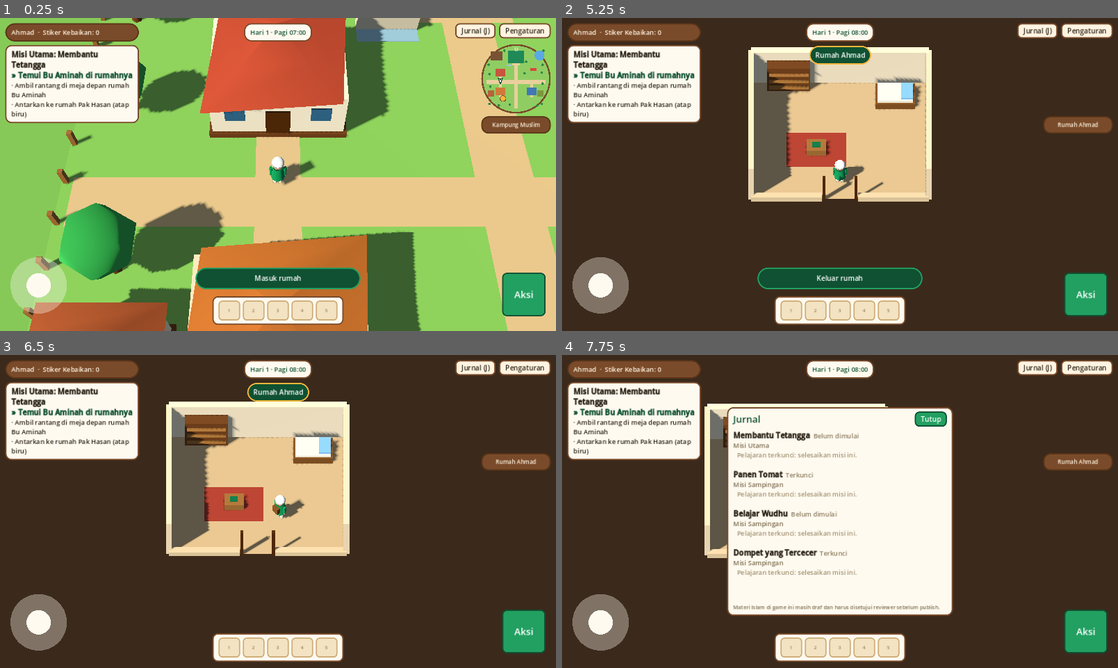
Above: before the commit, frames 1-4 (two rows, left to right).
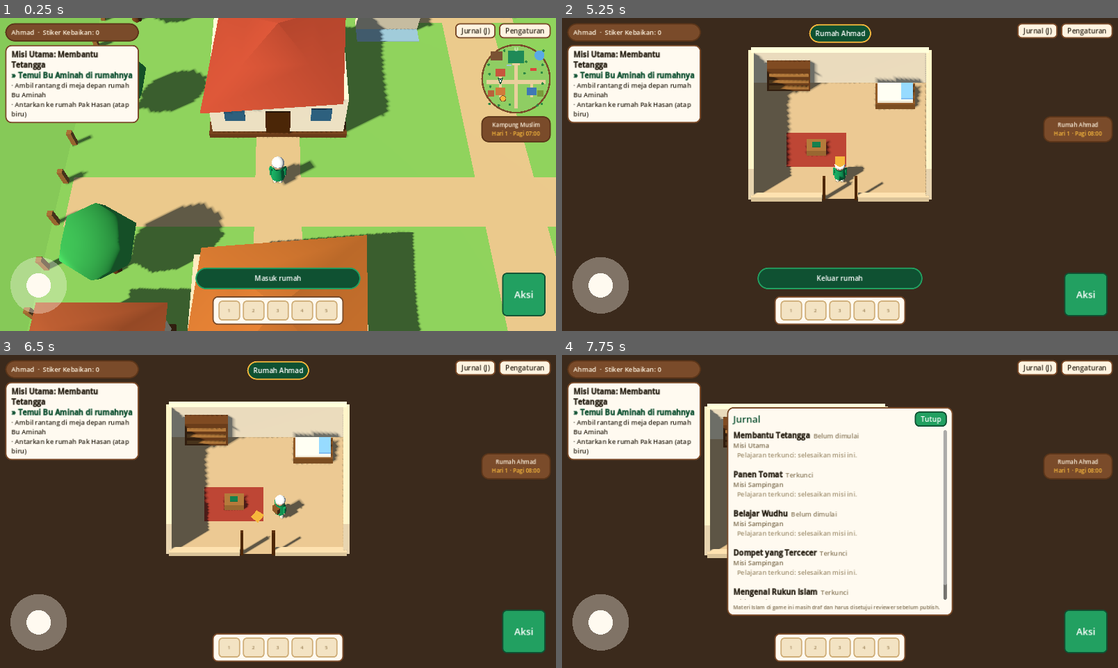
Above: after the commit, the same moments.

Repository: berlianlife/jelajah-kampung
Game: Godot game, scene res://scenes/main.tscn
Same seed, same stepped clock (60 frames per second), same inputs: the game is played once before the commit and once after it.
Inputs (mouse positions are in pixels of both pictures, inside the frame that each line leads up to):
- Up to frame 1 (0.25 s): no input
- Up to frame 2 (5.25 s): click "Jurnal (J)" at 0.5 s; click "Pengaturan" at 1.25 s; click (928, 111) at 2.02 s; click (928, 155) at 2.77 s; click "Ulang dari awal" at 3.5 s; click "Yakin? Klik lagi" at 4.25 s; click "Aksi" at 5 s
- Up to frame 3 (6.5 s): drag from (38, 621) to (333, 442) at 5.77 s
- Up to frame 4 (7.75 s): drag from (728, 527) to (812, 574) at 6.52 s; move the mouse to (895, 442) at 7.27 s; hold D (move_right) from 7.28 s (still down); hold E (interact) from 7.28 s (still down); tap J (journal) at 7.55 s

The runs differ from the first frame. In frame 1, 1.1% of the frame differs, in the area x 43-100%, y 1-40%; in frame 2, 1.8%, in the area x 43-99%, y 1-48%; in frame 3, 1.8%; in frame 4, 1.8%.

Commit message:
v0.6: mobile portrait UI, masjid interior, Mengenal Rukun Islam, door routing

Diff:
--- /dev/null
+++ b/data/quests/05_rukun_islam.json
@@ -0,0 +1,238 @@
+{
+  "quest_id": "q.rukun_islam",
+  "type": "side",
+  "title": "Mengenal Rukun Islam",
+  "requires": {
+    "q.help_neighbor": 3
+  },
+  "goal": 5,
+  "start_target": "imam",
+  "content_status": "draft_pending_review",
+  "review_notes": "Teks kartu adalah ringkasan untuk anak. Redaksi syahadat dan dalil (hadits Jibril) WAJIB diverifikasi reviewer sebelum publish. Belum ada kutipan dalil di game.",
+  "learning_objective": "Mengenal lima Rukun Islam dan urutannya",
+  "target_age": "5-12",
+  "reviewer": null,
+  "version": 1,
+  "steps": [
+    {
+      "text": "Temui Pak Imam Yusuf di dalam masjid",
+      "done_if": {
+        "state_gte": 1
+      },
+      "target": "imam"
+    },
+    {
+      "text": "Baca kartu Rukun Islam ({n}/{goal})",
+      "done_if": {
+        "counter_gte": 5
+      },
+      "target": "kartu_rukun"
+    },
+    {
+      "text": "Jawab pertanyaan Pak Imam",
+      "done_if": {
+        "state_gte": 2
+      },
+      "target": "imam"
+    }
+  ],
+  "spawn_items": [
+    {
+      "id": "kartu_rukun",
+      "key": "kartu_rukun_1",
+      "x": 95.6,
+      "z": 26.6,
+      "name": "Kartu Rukun Islam",
+      "prompt": "Baca kartu",
+      "model": "card",
+      "info": [
+        {
+          "who": "Kartu",
+          "text": "Rukun Islam pertama: bersyahadat, bersaksi bahwa tidak ada ilah yang berhak disembah dengan benar selain Allah, dan Muhammad adalah utusan Allah."
+        }
+      ]
+    },
+    {
+      "id": "kartu_rukun",
+      "key": "kartu_rukun_2",
+      "x": 104.4,
+      "z": 26.8,
+      "name": "Kartu Rukun Islam",
+      "prompt": "Baca kartu",
+      "model": "card",
+      "info": [
+        {
+          "who": "Kartu",
+          "text": "Rukun Islam kedua: mendirikan shalat."
+        }
+      ]
+    },
+    {
+      "id": "kartu_rukun",
+      "key": "kartu_rukun_3",
+      "x": 95.2,
+      "z": 31.4,
+      "name": "Kartu Rukun Islam",
+      "prompt": "Baca kartu",
+      "model": "card",
+      "info": [
+        {
+          "who": "Kartu",
+          "text": "Rukun Islam ketiga: menunaikan zakat."
+        }
+      ]
+    },
+    {
+      "id": "kartu_rukun",
+      "key": "kartu_rukun_4",
+      "x": 104.8,
+      "z": 31.0,
+      "name": "Kartu Rukun Islam",
+      "prompt": "Baca kartu",
+      "model": "card",
+      "info": [
+        {
+          "who": "Kartu",
+          "text": "Rukun Islam keempat: berpuasa di bulan Ramadan."
+        }
+      ]
+    },
+    {
+      "id": "kartu_rukun",
+      "key": "kartu_rukun_5",
+      "x": 100.0,
+      "z": 30.6,
+      "name": "Kartu Rukun Islam",
+      "prompt": "Baca kartu",
+      "model": "card",
+      "info": [
+        {
+          "who": "Kartu",
+          "text": "Rukun Islam kelima: berhaji ke Baitullah bagi yang mampu."
+        }
+      ]
+    }
+  ],
+  "npcs": {
+    "imam": {
+      "0": {
+        "lines": [
+          {
+            "who": "Pak Imam Yusuf",
+            "text": "Assalamu'alaikum, Ahmad. Senang melihatmu di masjid."
+          },
+          {
+            "who": "Pak Imam Yusuf",
+            "text": "Di masjid ini ada lima kartu tentang Rukun Islam. Mau mencari dan membacanya?"
+          }
+        ],
+        "choices": [
+          {
+            "label": "Mau, Pak Imam!",
+            "set_state": 1,
+            "toast": "Misi sampingan: Mengenal Rukun Islam",
+            "reply": [
+              {
+                "who": "Pak Imam Yusuf",
+                "text": "Cari di sekitar ruangan, ya. Berjalan pelan-pelan, jangan berlari di masjid."
+              }
+            ]
+          },
+          {
+            "label": "Nanti dulu, Pak.",
+            "reply": [
+              {
+                "who": "Pak Imam Yusuf",
+                "text": "Baik, Ahmad. Pak Imam ada di sini."
+              }
+            ]
+          }
+        ]
+      },
+      "1": [
+        {
+          "if": {
+            "counter_lt": 5
+          },
+          "lines": [
+            {
+              "who": "Pak Imam Yusuf",
+              "text": "Sudah {n} kartu yang kamu baca. Masih ada yang belum, coba cari lagi."
+            }
+          ]
+        },
+        {
+          "if": {
+            "counter_gte": 5
+          },
+          "lines": [
+            {
+              "who": "Ahmad",
+              "text": "Pak Imam, kelima kartunya sudah Ahmad baca."
+            },
+            {
+              "who": "Pak Imam Yusuf",
+              "text": "Bagus. Pak Imam mau tanya: Rukun Islam yang kedua apa, Ahmad?"
+            }
+          ],
+          "choices": [
+            {
+              "label": "Berpuasa di bulan Ramadan",
+              "reply": [
+                {
+                  "who": "Pak Imam Yusuf",
+                  "text": "Itu Rukun Islam keempat. Coba ingat kartu yang kedua, lalu bicara lagi dengan Pak Imam."
+                }
+              ]
+            },
+            {
+              "label": "Mendirikan shalat",
+              "set_state": 2,
+              "add_sticker": 1,
+              "sfx": "done",
+              "learn": "aqidah.rukun_islam",
+              "learn_title": "Lima Rukun Islam",
+              "learn_text": "Rukun Islam ada lima: bersyahadat, mendirikan shalat, menunaikan zakat, berpuasa di bulan Ramadan, dan berhaji ke Baitullah bagi yang mampu.",
+              "reply": [
+                {
+                  "who": "Pak Imam Yusuf",
+                  "text": "Masya Allah, benar. Shalat adalah Rukun Islam yang kedua."
+                }
+              ]
+            },
+            {
+              "label": "Menunaikan zakat",
+              "reply": [
+                {
+                  "who": "Pak Imam Yusuf",
+                  "text": "Itu Rukun Islam ketiga. Coba ingat kartu yang kedua, lalu bicara lagi dengan Pak Imam."
+                }
+              ]
+            }
+          ]
+        }
+      ],
+      "2": {
+        "lines": [
+          {
+            "who": "Pak Imam Yusuf",
+            "text": "Semoga Allah memudahkan kita mengamalkan Rukun Islam, Ahmad."
+          }
+        ]
+      }
+    }
+  },
+  "items": {
+    "kartu_rukun": {
+      "1": {
+        "if": {
+          "counter_lt": 5
+        },
+        "counter_add": 1,
+        "hide_self": true,
+        "sfx": "pick",
+        "toast": "Kartu Rukun Islam {n}/{goal}"
+      }
+    }
+  }
+}
--- a/data/world/npcs.json
+++ b/data/world/npcs.json
@@ -131,6 +131,24 @@
           "text": "Hap! Bolanya ke sini, Ahmad! Gantian, ya."
         }
       ]
+    },
+    {
+      "id": "imam",
+      "name": "Pak Imam Yusuf",
+      "prompt": "Bicara dengan Pak Imam",
+      "x": 101.8,
+      "z": 27.6,
+      "look": {
+        "robe": "f3f0e6",
+        "pants": "f3f0e6",
+        "cap": "ffffff"
+      },
+      "idle": [
+        {
+          "who": "Pak Imam Yusuf",
+          "text": "Assalamu'alaikum, Ahmad. Di masjid kita menjaga ketenangan, ya."
+        }
+      ]
     }
   ]
 }
--- a/data/world/places.json
+++ b/data/world/places.json
@@ -20,6 +20,34 @@
       "to": {
         "x": -10.0,
         "z": 0.4
+      },
+      "place": "Kampung Muslim"
+    },
+    {
+      "id": "door_masjid",
+      "prompt": "Masuk masjid",
+      "x": 0.0,
+      "z": -9.4,
+      "to": {
+        "x": 100.0,
+        "z": 33.6
+      },
+      "place": "Masjid",
+      "lines_on_enter": [
+        {
+          "who": "Ahmad",
+          "text": "Bismillah. Melepas sandal, lalu masuk dengan kaki kanan."
+        }
+      ]
+    },
+    {
+      "id": "door_masjid_out",
+      "prompt": "Keluar masjid",
+      "x": 100.0,
+      "z": 34.4,
+      "to": {
+        "x": 0.0,
+        "z": -8.4
       },
       "place": "Kampung Muslim"
     }
@@ -60,6 +88,42 @@
           "text": "Ini mushaf yang biasa kubaca bersama Ayah setiap selesai Maghrib."
         }
       ]
+    },
+    {
+      "id": "mihrab",
+      "prompt": "Lihat mihrab",
+      "x": 100.0,
+      "z": 26.4,
+      "lines": [
+        {
+          "who": "Ahmad",
+          "text": "Ini mihrab, tempat imam berdiri memimpin shalat berjamaah."
+        }
+      ]
+    },
+    {
+      "id": "mushaf_rack",
+      "prompt": "Lihat rak mushaf",
+      "x": 93.7,
+      "z": 28.0,
+      "lines": [
+        {
+          "who": "Ahmad",
+          "text": "Rak mushaf. Setelah membaca, mushaf dikembalikan dengan rapi ke tempatnya."
+        }
+      ]
+    },
+    {
+      "id": "sandal_rack",
+      "prompt": "Lihat rak sandal",
+      "x": 97.4,
+      "z": 33.7,
+      "lines": [
+        {
+          "who": "Ahmad",
+          "text": "Sandal disusun rapi di rak supaya tidak menghalangi jalan jamaah."
+        }
+      ]
     }
   ],
   "spots": [
@@ -69,5 +133,29 @@
       "x": -4.3,
       "z": -7.6
     }
+  ],
+  "areas": [
+    {
+      "name": "Rumah Ahmad",
+      "min": [
+        94,
+        -5
+      ],
+      "max": [
+        106,
+        5
+      ]
+    },
+    {
+      "name": "Masjid",
+      "min": [
+        92,
+        24
+      ],
+      "max": [
+        108,
+        36
+      ]
+    }
   ]
 }
--- a/scripts/main.gd
+++ b/scripts/main.gd
@@ -6,6 +6,7 @@
 	"res://data/quests/02_harvest_tomato.json",
 	"res://data/quests/03_learn_wudhu.json",
 	"res://data/quests/04_lost_wallet.json",
+	"res://data/quests/05_rukun_islam.json",
 ]
 const NPC_FILE := "res://data/world/npcs.json"
 const ITEM_FILE := "res://data/world/items.json"
@@ -51,6 +52,8 @@
 var step_timer := 0.0
 
 func _ready() -> void:
+	get_window().size_changed.connect(_fit_ui)
+	_fit_ui()
 	_setup_environment()
 	var world := Node3D.new()
 	world.name = "World"
@@ -93,6 +96,12 @@
 	_apply_settings(GameData.state["settings"])
 	rig.snap()
 	_refresh_ui()
+
+## Keep UI readable on phones: portrait uses a 720x1280 base, landscape 1280x720.
+func _fit_ui() -> void:
+	var w := get_window()
+	var sz := w.size
+	w.content_scale_size = Vector2i(720, 1280) if sz.y > sz.x else Vector2i(1280, 720)
 
 func _setup_environment() -> void:
 	safari = _is_safari()
@@ -167,7 +176,13 @@
 			item.hide_until_available = s.get("hide_until_available", false)
 			item.position = Vector3(float(s["x"]), 0, float(s["z"]))
 			world.add_child(item)
-			if s.get("model", "tomato") == "wallet":
+			item.info_lines = s.get("info", [])
+			if s.get("model", "tomato") == "card":
+				var cb := BoxMesh.new()
+				cb.size = Vector3(0.5, 0.7, 0.06)
+				item.pickup = WorldBuilder.mesh_at(item, cb, "1e7a4f", Vector3(0, 0.75, 0))
+				WorldBuilder.box(item.pickup, Vector3(0.38, 0.56, 0.02), Vector3(0, 0, 0.035), "F6B73C")
+			elif s.get("model", "tomato") == "wallet":
 				var wb := BoxMesh.new()
 				wb.size = Vector3(0.36, 0.08, 0.26)
 				item.pickup = WorldBuilder.mesh_at(item, wb, "8a5a30", Vector3(0, 0.06, 0))
@@ -239,11 +254,23 @@
 	player.velocity = Vector3.ZERO
 	rig.snap()
 	AudioManager.play("open")
-	place_name = "Rumah Ahmad" if player.position.x > VILLAGE_LIMIT else "Kampung Muslim"
+	place_name = area_of(player.position)
 	hud.toast(str(d.get("place", place_name)))
+	var enter_lines: Array = d.get("lines_on_enter", [])
+	if not enter_lines.is_empty():
+		hud.show_dialog(enter_lines, [], Callable())
 
 func in_village() -> bool:
 	return player.position.x < VILLAGE_LIMIT
+
+## Name of the area containing pos: "Kampung Muslim" or an interior from places.json.
+func area_of(pos: Vector3) -> String:
+	if pos.x < VILLAGE_LIMIT:
+		return "Kampung Muslim"
+	for a in places.get("areas", []):
+		if pos.x >= float(a["min"][0]) and pos.x <= float(a["max"][0]) and pos.z >= float(a["min"][1]) and pos.z <= float(a["max"][1]):
+			return str(a["name"])
+	return "Kampung Muslim"
 
 ## World position of the next target, or null.
 func target_position() -> Variant:
@@ -258,10 +285,27 @@
 		if not it.is_npc and engine.resolve(it.interact_id, "items").is_empty():
 			continue
 		var dd: float = it.global_position.distance_to(player.global_position)
+		if area_of(it.global_position) != area_of(player.global_position):
+			dd += 1000.0
 		if dd < best_d:
 			best_d = dd
 			best = it
-	return best.global_position if best != null else null
+	if best == null:
+		return null
+	var goal: Vector3 = best.global_position
+	var here := area_of(player.global_position)
+	var there := area_of(goal)
+	if here == there:
+		return goal
+	# Different building: guide to the door that leads toward the target.
+	for door in interactables:
+		if door.portal_to == null:
+			continue
+		var to: Dictionary = door.portal_to["to"]
+		var dest := area_of(Vector3(float(to["x"]), 0, float(to["z"])))
+		if area_of(door.global_position) == here and (dest == there or here != "Kampung Muslim"):
+			return door.global_position
+	return goal
 
 func _phase_name(h: float) -> String:
 	if h >= 4.0 and h < 10.0:
@@ -323,11 +367,11 @@
 	near = null if blocked else _find_near()
 	hud.set_prompt(near.prompt_label if near != null else "")
 	var village := in_village()
-	place_name = "Kampung Muslim" if village else "Rumah Ahmad"
+	place_name = area_of(player.position)
 	hud.set_place(place_name, village)
 	if not village:
 		env.background_color = Color("3b2a1c")
-	var tgt: Variant = target_position() if village else null
+	var tgt: Variant = target_position()
 	hud.minimap.update_state(player.position, player.model.rotation.y, tgt)
 	marker.visible = tgt != null and not blocked
 	if marker.visible:
@@ -398,7 +442,14 @@
 			AudioManager.play("open")
 			hud.show_dialog(idle, [], Callable())
 		return
-	_run_node(r["node"], r["quest"], it.instance_key)
+	var node: Dictionary = r["node"]
+	if not it.is_npc and not it.info_lines.is_empty() and node.get("lines", []).is_empty():
+		var q: Dictionary = r["quest"]
+		var key: String = it.instance_key
+		AudioManager.play("open")
+		hud.show_dialog(it.info_lines, [], func(_i: int): engine.apply(node, q, key))
+		return
+	_run_node(node, r["quest"], it.instance_key)
 
 func _format_lines(lines: Array, q: Dictionary) -> Array:
 	var out: Array = []
--- a/scripts/ui/hud.gd
+++ b/scripts/ui/hud.gd
@@ -179,14 +179,6 @@
 	gear.pressed.connect(toggle_settings)
 	tr.add_child(gear)
 
-	# Clock (top-center)
-	var cp := _panel(CREAM, WOOD, 16)
-	cp.set_anchors_preset(Control.PRESET_CENTER_TOP)
-	cp.grow_horizontal = Control.GROW_DIRECTION_BOTH
-	cp.position.y = 12
-	clock_label = _label("Hari 1 · Pagi 07:00", 15, DEEP)
-	cp.add_child(clock_label)
-	root.add_child(cp)
 
 	# Minimap (top-right, under the buttons) + place name
 	minimap = preload("res://scripts/ui/minimap.gd").new()
@@ -204,9 +196,15 @@
 	plp.offset_right = -12
 	plp.offset_top = 226
 	root.add_child(plp)
+	var plv := VBoxContainer.new()
+	plv.add_theme_constant_override("separation", 0)
+	plp.add_child(plv)
 	place_label = _label("Kampung Muslim", 13, Color("FFF4E1"))
 	place_label.horizontal_alignment = HORIZONTAL_ALIGNMENT_CENTER
-	plp.add_child(place_label)
+	plv.add_child(place_label)
+	clock_label = _label("Hari 1 · Pagi 07:00", 13, Color("F6B73C"))
+	clock_label.horizontal_alignment = HORIZONTAL_ALIGNMENT_CENTER
+	plv.add_child(clock_label)
 
 	# Inventory hotbar (bottom-center)
 	var hp := _panel(Color("fffaf0"), WOOD, 12)
@@ -280,7 +278,7 @@
 	toast_panel = _panel(DEEP, SUN, 24)
 	toast_panel.set_anchors_preset(Control.PRESET_CENTER_TOP)
 	toast_panel.grow_horizontal = Control.GROW_DIRECTION_BOTH
-	toast_panel.position.y = 64
+	toast_panel.position.y = 14
 	toast_label = _label("", 16, Color.WHITE)
 	toast_panel.add_child(toast_label)
 	root.add_child(toast_panel)
@@ -348,7 +346,7 @@
 	settings_panel.visible = false
 
 	# Touch controls
-	if DisplayServer.is_touchscreen_available():
+	if is_touch():
 		var joy := preload("res://scripts/ui/virtual_joystick.gd").new()
 		joy.set_anchors_preset(Control.PRESET_BOTTOM_LEFT)
 		joy.position = Vector2(24, -170)
@@ -381,6 +379,9 @@
 		get_viewport().set_input_as_handled()
 
 # ---------- public API ----------
+func is_touch() -> bool:
+	return DisplayServer.is_touchscreen_available() or OS.get_cmdline_user_args().has("--touch")
+
 func is_blocking() -> bool:
 	return _open or learn_panel.visible or settings_panel.visible or journal_panel.visible
 
@@ -420,7 +421,7 @@
 
 func set_prompt(text: String) -> void:
 	prompt_panel.visible = text != "" and not is_blocking()
-	prompt_label.text = ("E  " if not DisplayServer.is_touchscreen_available() else "") + text
+	prompt_label.text = ("E  " if not is_touch() else "") + text
 
 func toast(text: String) -> void:
 	toast_label.text = text
--- a/scripts/world/interactable.gd
+++ b/scripts/world/interactable.gd
@@ -20,6 +20,7 @@
 var wander_wait := 0.0
 var talk_timer := 0.0
 var hide_until_available := false
+var info_lines: Array = []
 
 func setup(id: String, name_: String, prompt: String, npc: bool, look_: Dictionary = {}) -> void:
 	interact_id = id
--- a/scripts/world/world_builder.gd
+++ b/scripts/world/world_builder.gd
@@ -72,6 +72,7 @@
 static var map_shapes: Array = []
 ## Interior origin (Ahmad's room) — far outside the village bounds.
 const INTERIOR := Vector3(100, 0, 0)
+const MASJID_IN := Vector3(100, 0, 30)
 
 static func _map(x: float, z: float, w: float, d: float, color: String, round := false) -> void:
 	map_shapes.append({"x": x, "z": z, "w": w, "d": d, "color": color, "round": round})
@@ -248,6 +249,37 @@
 	# doorway frame on the south side
 	box(parent, Vector3(0.15, 2.2, 0.15), o + Vector3(-0.8, 1.1, 3.5), "5b3519")
 	box(parent, Vector3(0.15, 2.2, 0.15), o + Vector3(0.8, 1.1, 3.5), "5b3519")
+
+## Prayer hall, built at MASJID_IN (14 x 10). Mihrab on the north wall, saf lines on the carpet.
+static func masjid_interior(parent: Node3D) -> void:
+	var o := MASJID_IN
+	flat(parent, Vector2(14, 10), o + Vector3(0, 0.01, 0), "1f7a52")
+	for i in 5:
+		flat(parent, Vector2(13, 0.08), o + Vector3(0, 0.015, -3.2 + i * 1.5), "e8d9a8")
+	box(parent, Vector3(14, 4, 0.3), o + Vector3(0, 2, -5), "f6efdf", true)
+	box(parent, Vector3(0.3, 4, 10), o + Vector3(-7, 2, 0), "f1e8d4", true)
+	box(parent, Vector3(0.3, 4, 10), o + Vector3(7, 2, 0), "f1e8d4", true)
+	box(parent, Vector3(5.8, 0.4, 0.3), o + Vector3(-4.1, 0.2, 5), "e3d7bd", true)
+	box(parent, Vector3(5.8, 0.4, 0.3), o + Vector3(4.1, 0.2, 5), "e3d7bd", true)
+	_wall(parent, Vector3(14, 4, 0.3), o + Vector3(0, 2, 5.4))
+	# mihrab niche + arch, minbar steps
+	box(parent, Vector3(1.8, 2.8, 0.2), o + Vector3(0, 1.4, -4.8), "1e7a4f")
+	mesh_at(parent, cyl_mesh(0.9, 0.9, 0.2, 12), "1e7a4f", o + Vector3(0, 2.8, -4.8)).rotation.x = PI / 2.0
+	box(parent, Vector3(1.3, 2.4, 0.22), o + Vector3(0, 1.2, -4.75), "0f5132")
+	for st in 3:
+		box(parent, Vector3(0.9, 0.3 * (st + 1), 0.7), o + Vector3(2.2 + st * 0.5, 0.15 * (st + 1), -4.4), "8a5a30", st == 0)
+	# windows, pillars, mushaf shelf, sandal rack by the door
+	for wx in [-5.0, -2.8, 2.8, 5.0]:
+		box(parent, Vector3(1.0, 1.6, 0.1), o + Vector3(wx, 2.2, -4.82), "8ec9ff")
+	for px in [-3.5, 3.5]:
+		for pz in [-1.5, 2.0]:
+			mesh_at(parent, cyl_mesh(0.25, 0.25, 4.0, 10), "fbf6ea", o + Vector3(px, 2.0, pz))
+			solid_cylinder(parent, 0.3, 4.0, o + Vector3(px, 0, pz))
+	box(parent, Vector3(0.5, 1.6, 2.2), o + Vector3(-6.6, 0.8, -2.0), "7a4b2a", true)
+	for r in 3:
+		box(parent, Vector3(0.45, 0.06, 2.0), o + Vector3(-6.5, 0.4 + r * 0.45, -2.0), "a8743f")
+		box(parent, Vector3(0.25, 0.3, 1.6), o + Vector3(-6.5, 0.6 + r * 0.45, -2.0), "1e7a4f")
+	box(parent, Vector3(1.6, 0.5, 0.5), o + Vector3(-2.6, 0.25, 4.5), "8a5a30", true)
 
 static func bounds(parent: Node3D) -> void:
 	var h := HALF
@@ -306,4 +338,5 @@
 		_map(trees[idx][0], trees[idx][1], 1.6, 1.6, "2f8a45", true)
 	_map(15, -15, 6.4, 6.4, "5aa9e6", true)
 	interior(world)
+	masjid_interior(world)
 	bounds(world)
--- a/tests/screenshot.gd
+++ b/tests/screenshot.gd
@@ -4,14 +4,15 @@
 func shot(name: String) -> void:
 	for i in 20: await process_frame
 	root.get_viewport().get_texture().get_image().save_png("/tmp/shot_%s.png" % name)
-func at_hour(m, gd, h: float) -> void:
-	gd.state["time"]["hour"] = h
 func _run():
 	var gd = root.get_node("GameData"); gd.reset(); gd.state["settings"] = gd.default_settings()
-	gd.set_quest("q.help_neighbor", 3)
+	gd.set_quest("q.help_neighbor", 3); gd.set_quest("q.rukun_islam", 1)
 	var m = load("res://scenes/main.tscn").instantiate(); root.add_child(m)
-	m.player.position = Vector3(5, 0, 8.5); m.rig.snap()
-	at_hour(m, gd, 8.0); await shot("pagi")
-	at_hour(m, gd, 17.6); await shot("sore")
-	at_hour(m, gd, 21.0); await shot("malam")
+	var mode: String = "portrait" if OS.get_cmdline_user_args().has("--portrait") else "land"
+	if mode == "portrait":
+		m.player.position = Vector3(-6, 0, 2); m.rig.snap()
+		await shot("portrait")
+	else:
+		m._teleport({"to": {"x": 100.0, "z": 31.5}, "place": "Masjid"})
+		await shot("masjid")
 	quit()
--- a/tests/smoke_test.gd
+++ b/tests/smoke_test.gd
@@ -215,7 +215,7 @@
 
 	# --- journal ---
 	var j: Array = main.engine.journal_data()
-	check(j.size() == 4 and j[0]["status"] == "Selesai" and j[1]["status"] == "Selesai" and j[2]["status"] == "Belum dimulai" and j[3]["status"] == "Selesai", "journal statuses after 3 quests")
+	check(j.size() == 5 and j[4]["status"] == "Belum dimulai" and j[0]["status"] == "Selesai" and j[1]["status"] == "Selesai" and j[2]["status"] == "Belum dimulai" and j[3]["status"] == "Selesai", "journal statuses after 3 quests")
 	check(j[0]["lessons"][0]["unlocked"] and j[0]["lessons"][0]["title"] == "Adab Bertetangga", "journal: lesson unlocked")
 	check(main.inventory_view().is_empty(), "inventory empty after handing in items")
 	hud.toggle_journal()
@@ -289,7 +289,76 @@
 	check(gd.quest("q.learn_wudhu") == 3 and gd.state["learned"].has("ibadah.wudhu"), "Belajar Wudhu complete + lesson")
 	check(hud.learn_open(), "wudhu learning card shown")
 	main._on_action()
+	check(main.engine.current_target() == "imam", "next offer = Pak Imam (inside masjid)")
+	await goto(Vector3(4, 0, -6))
+	var door_pos = main.target_position()
+	check(door_pos != null and door_pos.distance_to(Vector3(0, 0, -9.4)) < 0.1, "arrow routes to masjid door when target is inside")
+
+	# --- masjid + Mengenal Rukun Islam ---
+	await goto(Vector3(0, 0, -8.6))
+	check(near_id() == "door_masjid", "masjid door interactable")
+	main._on_action()
+	await frames(2)
+	check(main.area_of(main.player.position) == "Masjid" and hud.dialog_open(), "entered masjid with adab line")
+	main._on_action()
+	await frames(2)
+	check(not hud.minimap.visible and hud.place_label.text == "Masjid", "place label = Masjid, minimap hidden")
+	await goto(Vector3(101.8, 0, 28.8))
+	check(near_id() == "imam", "Pak Imam interactable")
+	main._on_action()
+	main._on_action()
+	hud._close(0)
+	await frames(2)
+	hud.advance()
+	await frames(2)
+	check(gd.quest("q.rukun_islam") == 1, "Rukun Islam accepted")
+	var card_keys := ["kartu_rukun_1", "kartu_rukun_2", "kartu_rukun_3", "kartu_rukun_4", "kartu_rukun_5"]
+	var read := 0
+	for key in card_keys:
+		var card = null
+		for it in main.interactables:
+			if it.instance_key == key:
+				card = it
+		await goto(card.position + Vector3(0, 0, 0.9))
+		if near_id() == key:
+			main._on_action()
+			var shown: bool = hud.dialog_open() and hud.text_label.text.begins_with("Rukun Islam")
+			main._on_action()
+			await frames(2)
+			if shown:
+				read += 1
+	check(read == 5 and gd.counter("q.rukun_islam") == 5, "5 Rukun Islam cards read (read=%d)" % read)
+	await goto(Vector3(101.8, 0, 28.8))
+	main._on_action()
+	main._on_action()
+	hud._close(0)
+	await frames(2)
+	check(hud.dialog_open() and gd.quest("q.rukun_islam") == 1, "wrong quiz answer -> hint, still state 1")
+	hud.advance()
+	await frames(2)
+	main._on_action()
+	main._on_action()
+	hud._close(1)
+	await frames(2)
+	check(gd.quest("q.rukun_islam") == 2 and gd.state["learned"].has("aqidah.rukun_islam"), "correct answer -> quest done + lesson")
+	hud.advance()
+	await frames(2)
+	if hud.learn_open():
+		main._on_action()
+	await goto(Vector3(100, 0, 33.9))
+	check(near_id() == "door_masjid_out", "masjid exit door")
+	main._on_action()
+	await frames(2)
+	check(main.in_village(), "back in village")
 	check(main.engine.current_target() == "", "no objective left")
+
+	# --- portrait phone layout ---
+	main.get_window().size = Vector2i(400, 800)
+	main._fit_ui()
+	check(main.get_window().content_scale_size == Vector2i(720, 1280), "portrait uses 720x1280 UI base")
+	main.get_window().size = Vector2i(1280, 720)
+	main._fit_ui()
+	check(main.get_window().content_scale_size == Vector2i(1280, 720), "landscape uses 1280x720 UI base")
 
 	# --- settings ---
 	hud.toggle_settings()
Not shown, changed: export/web/index.pck
